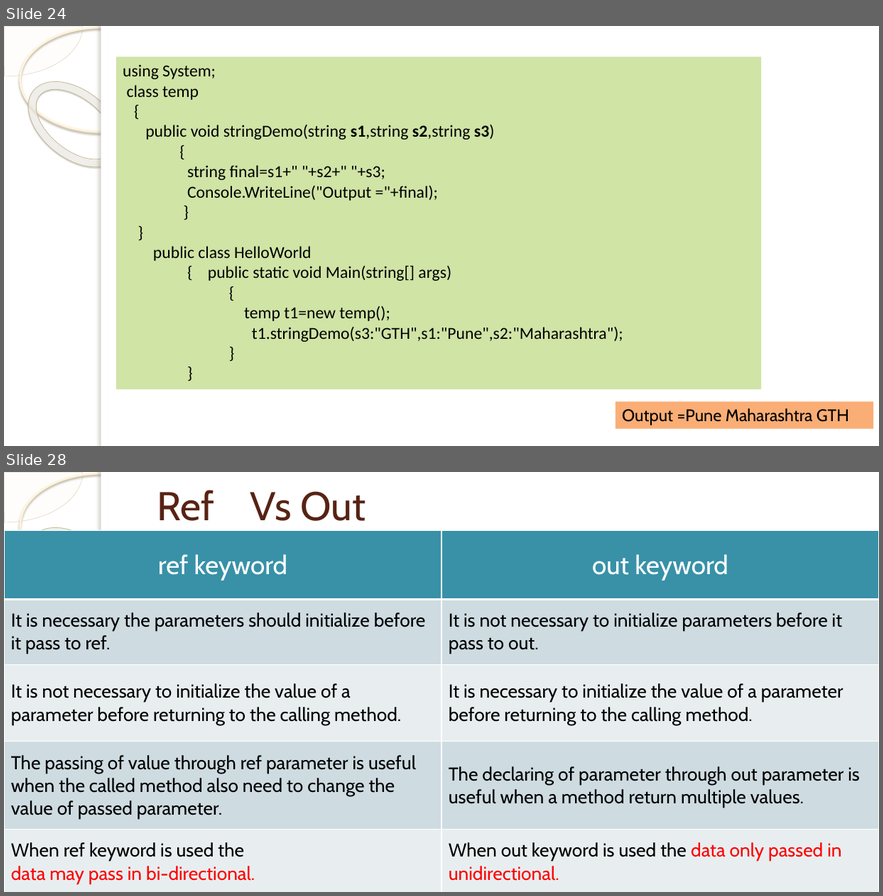
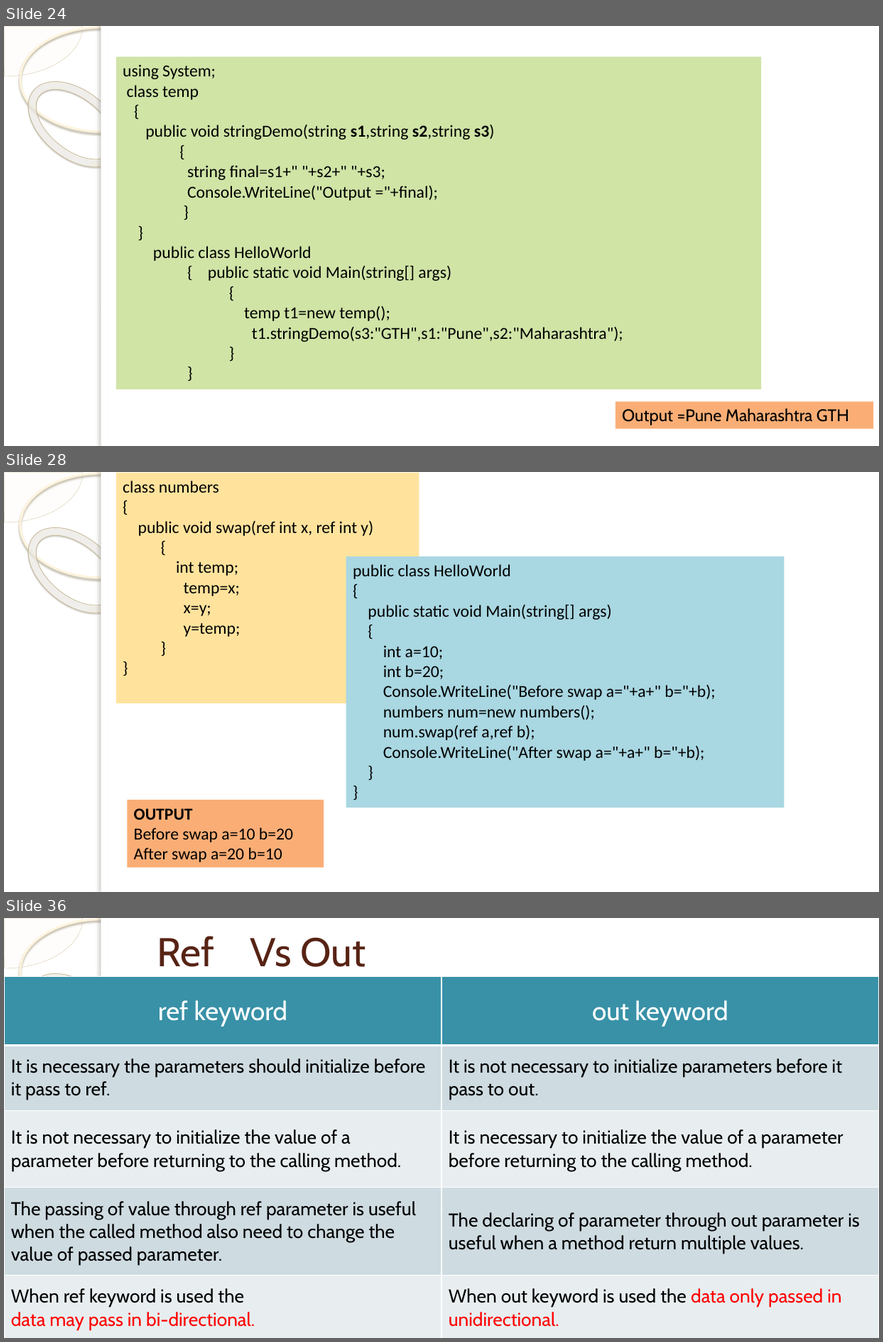
Before and after one commit to pravin9696/TypesOfParametersDemo210524, a slide deck: PPT/C# Class structure and objects.pptx. Shown one above the other, each under a label of ours: slides 24 and 28 before the commit, slides 24, 28 and 36 after it; the slides between them are not shown. The pictures are 883x896 and 883x1342 pixels, drawn with LibreOffice and Linux fonts; fonts in the diff are those of the drawing; background and template pictures are left out. Boxes give left, top, right and bottom in pixels: in the first picture for what was removed or moved away, otherwise in the second. Text is boxed around its words. In the diff, an @@ line names an element or a change of style, - is before the commit and + after.

```diff
--- a/PPT/C# Class structure and objects.pptx
+++ b/PPT/C# Class structure and objects.pptx
@@ slide 28 added at (4,472,879,892), background picture (left out); not listed: 5 template elements that a slide beside it also shows @@
@@ rectangle added at (116,473,419,703), fill #FFE39D, 18 pt, text #000000 @@
+class numbers
+{
+public void swap(ref int x, ref int y)
+{
+int temp;
+temp=x;
+x=y;
+y=temp;
+}
+}
@@ rectangle added at (346,556,784,809), fill #A9D7E2, 18 pt, text #000000 @@
+public class HelloWorld
+{
+public static void Main(string[] args)
+{
+int a=10;
+int b=20;
+Console.WriteLine("Before swap a="+a+" b="+b);
+numbers num=new numbers();
+num.swap(ref a,ref b);
+Console.WriteLine("After swap a="+a+" b="+b);
+}
+}
@@ rectangle added at (127,800,324,868), fill #FAAE76, 18 pt, text #000000 @@
+OUTPUT
+Before swap a=10 b=20
+After swap a=20 b=10
@@ what was slide 28 is now slide 36 @@
```
Also in this commit, not shown: 5 slides changed, 7 other slides added, 2 other files.
